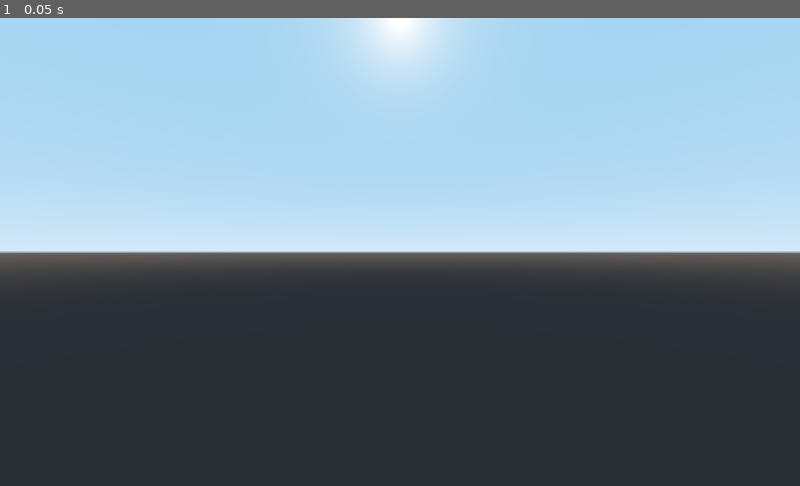
Above: before the commit, frame 1.
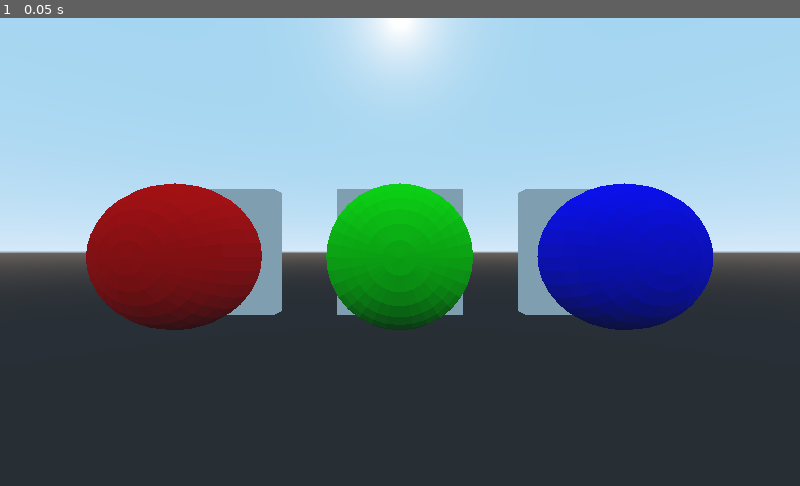
Above: after the commit, the same moment.

Repository: jules-goose/vr-stuff
Game: Godot game, scene res://demo_scene.tscn
Two runs of this game, one before a commit and one after it. Both use one fixed random seed, a clock stepped at 60 frames per second and the inputs below. The project has no main scene, so this scene is started directly.
Inputs:
- Up to frame 1 (0.05 s): no input

The runs differ from the first frame. In frame 1, 18% of the frame differs, in the area x 10-90%, y 35-67%.
Error before the commit: Attempt to call function 'instance' in base 'null instance' on a null instance. (res://demo_scene.gd:19)

Commit message:
Update demo_scene.gd
modified demo_scene.gd to display gloworbs instead of the gauge

Diff:
--- a/demo_scene.gd
+++ b/demo_scene.gd
@@ -3,38 +3,27 @@
 
 # Declare member variables here. Examples:
 var gloworb = preload("res://gloworbs/gloworb.tscn")
-var gauge = load("res://3d-gauge-circ/3d-gauge-circ.tscn")
 var gloworb1
 var gloworb2
 var gloworb3
-var gauge1
-var gauge2
-var gauge3
 # Called when the node enters the scene tree for the first time.
 func _ready():
 	var pos1 = $pos1
 	var pos2 = $pos2
 	var pos3 = $pos3
 
-	gauge1 = gauge.instance()
-	gauge2 = gauge.instance()
-	gauge3 = gauge.instance()
-
 	gloworb1 = gloworb.instance()
 	gloworb2 = gloworb.instance()
 	gloworb3 = gloworb.instance()
 
-	pos1.add_child(gauge1)
-	pos2.add_child(gauge2)
-	pos3.add_child(gauge3)
+	pos1.add_child(gloworb1)
+	pos2.add_child(gloworb2)
+	pos3.add_child(gloworb3)
 
 	pass # Replace with function body.
 
 # Called every frame. 'delta' is the elapsed time since the previous frame.
 func _process(delta):
-	gauge1.update_gauge(25)
-	gauge2.update_gauge(50)
-	gauge3.update_gauge(75)
 	gloworb1.colorstring ="#ff0000"
 	gloworb2.colorstring ="#00ff00"
 	gloworb3.colorstring ="#0000ff"
